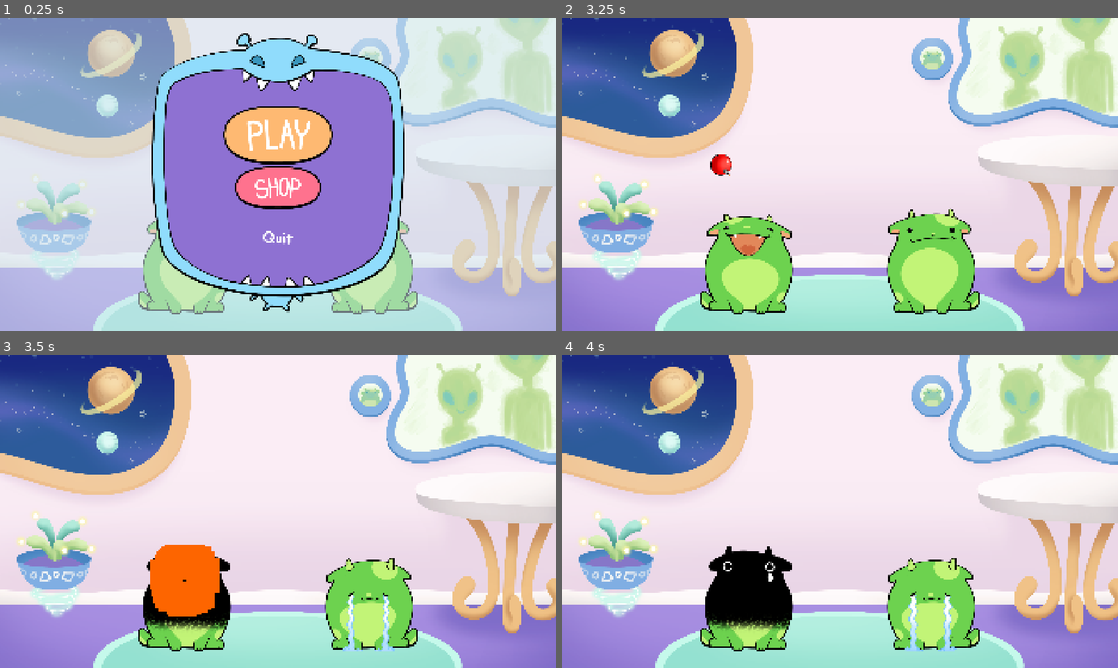
Above: before the commit, frames 1-4 (two rows, left to right).
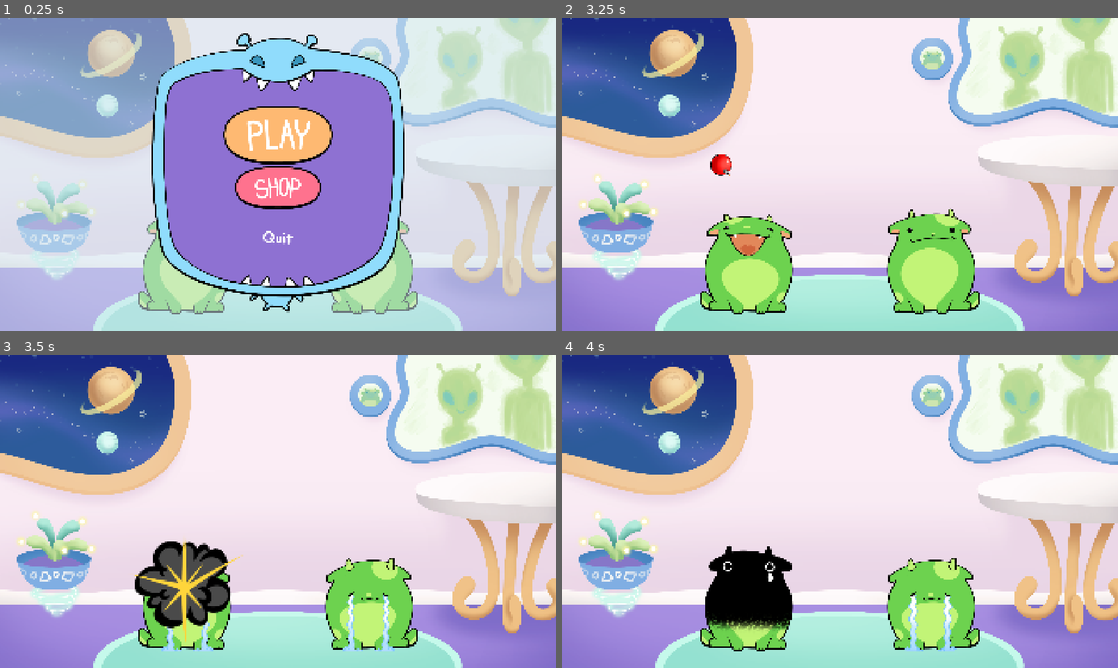
Above: after the commit, the same moments.

Repository: 100-Devs-1-Game/NomCatClone
Game: Godot game, scene res://scenes/game.tscn
Same seed, same stepped clock (60 frames per second), same inputs: the game is played once before the commit and once after it.
Inputs (mouse positions are in pixels of both pictures, inside the frame that each line leads up to):
- Up to frame 1 (0.25 s): no input
- Up to frame 2 (3.25 s): click (840, 133) at 0.5 s; tap Enter at 1.25 s; hold Right (ui_right) 1.28-2.78 s; hold Left (ui_left) from 2.78 s (still down)
- Up to frame 3 (3.5 s): keep holding Left (ui_left)
- Up to frame 4 (4 s): keep holding Left (ui_left)

Frames 1-2 are identical in both runs. In frame 3, 4.1% of the frame differs, in the area x 24-44%, y 59-95%; in frame 4, nothing differs.

Commit message:
particle update

Diff:
--- a/src/scenes/game.tscn
+++ b/src/scenes/game.tscn
@@ -18,6 +18,14 @@
 [ext_resource type="Texture2D" uid="uid://fbuq63pe2e3f" path="res://assets/UI/cropped/red arrow.png" id="12_qnb83"]
 [ext_resource type="Texture2D" uid="uid://455fx1txtqdf" path="res://assets/catchables/fish2.png" id="12_ssvqc"]
 [ext_resource type="Texture2D" uid="uid://drfedn5wiv8pa" path="res://assets/UI/cropped/white button.png" id="13_sww3w"]
+[ext_resource type="Texture2D" uid="uid://dq6pdqeisepi7" path="res://assets/sparkle/2.png" id="18_bhx41"]
+[ext_resource type="Texture2D" uid="uid://dxt6a8uu4i8tp" path="res://assets/explosion/000.png" id="19_qnb83"]
+[ext_resource type="Texture2D" uid="uid://biqcupe03kymo" path="res://assets/explosion/001.png" id="20_sww3w"]
+[ext_resource type="Texture2D" uid="uid://dfv733a2egakr" path="res://assets/explosion/002.png" id="21_suyxu"]
+[ext_resource type="Texture2D" uid="uid://d0fnganfa1cfr" path="res://assets/explosion/003.png" id="22_sgl2t"]
+[ext_resource type="Texture2D" uid="uid://br2p7puh7rvyu" path="res://assets/explosion/004.png" id="23_qouja"]
+[ext_resource type="Texture2D" uid="uid://bgvsuw6x8mwyo" path="res://assets/explosion/005.png" id="24_wljb1"]
+[ext_resource type="Texture2D" uid="uid://bdpnwjrfwgcaw" path="res://assets/explosion/006.png" id="25_v2yb1"]
 
 [sub_resource type="Curve" id="Curve_vtaks"]
 _limits = [-1.0, 1.5, 0.0, 2.5]
@@ -26,6 +34,47 @@
 metadata/_snap_enabled = true
 
 [sub_resource type="StyleBoxEmpty" id="StyleBoxEmpty_suyxu"]
+
+[sub_resource type="CanvasItemMaterial" id="CanvasItemMaterial_js0lu"]
+particles_animation = true
+particles_anim_h_frames = 2
+particles_anim_v_frames = 1
+particles_anim_loop = false
+
+[sub_resource type="SpriteFrames" id="SpriteFrames_gxtfn"]
+animations = [{
+"frames": [{
+"duration": 1.2,
+"texture": ExtResource("19_qnb83")
+}, {
+"duration": 1.2,
+"texture": ExtResource("20_sww3w")
+}, {
+"duration": 1.2,
+"texture": ExtResource("21_suyxu")
+}, {
+"duration": 4.0,
+"texture": ExtResource("22_sgl2t")
+}, {
+"duration": 2.0,
+"texture": ExtResource("23_qouja")
+}, {
+"duration": 1.0,
+"texture": ExtResource("24_wljb1")
+}, {
+"duration": 1.0,
+"texture": ExtResource("25_v2yb1")
+}],
+"loop": false,
+"name": &"default",
+"speed": 30.0
+}]
+
+[sub_resource type="CanvasItemMaterial" id="CanvasItemMaterial_twgab"]
+particles_animation = true
+particles_anim_h_frames = 2
+particles_anim_v_frames = 1
+particles_anim_loop = false
 
 [node name="GAME" type="Node2D" groups=["MainNode"]]
 script = ExtResource("1_uwrxv")
@@ -203,9 +252,11 @@
 control = "ui_left"
 
 [node name="particles" type="CPUParticles2D" parent="lilguy_sprite1"]
+material = SubResource("CanvasItemMaterial_js0lu")
 position = Vector2(0, -51)
 emitting = false
 amount = 12
+texture = ExtResource("18_bhx41")
 lifetime = 0.5
 one_shot = true
 explosiveness = 0.5
@@ -216,27 +267,11 @@
 gravity = Vector2(0, 0)
 initial_velocity_min = 256.0
 initial_velocity_max = 320.0
-scale_amount_min = 16.0
-scale_amount_max = 32.0
-
-[node name="boomparticles" type="CPUParticles2D" parent="lilguy_sprite1"]
-position = Vector2(0, -51)
-emitting = false
-amount = 48
-lifetime = 0.5
-one_shot = true
-explosiveness = 1.0
-randomness = 0.25
-direction = Vector2(0, 0)
-spread = 180.0
-gravity = Vector2(0, 0)
-initial_velocity_min = 640.0
-initial_velocity_max = 800.0
-scale_amount_min = 96.0
-scale_amount_max = 96.0
-color = Color(0.99, 0.39600003, 0, 1)
-hue_variation_min = -0.26
-hue_variation_max = 0.26
+
+[node name="boomparticles" type="AnimatedSprite2D" parent="lilguy_sprite1"]
+visible = false
+scale = Vector2(2, 2)
+sprite_frames = SubResource("SpriteFrames_gxtfn")
 
 [node name="lilguy_sprite2" type="Sprite2D" parent="."]
 show_behind_parent = true
@@ -246,9 +281,11 @@
 control = "ui_right"
 
 [node name="particles" type="CPUParticles2D" parent="lilguy_sprite2"]
+material = SubResource("CanvasItemMaterial_twgab")
 position = Vector2(0, -51)
 emitting = false
 amount = 12
+texture = ExtResource("18_bhx41")
 lifetime = 0.5
 one_shot = true
 explosiveness = 0.5
@@ -259,27 +296,11 @@
 gravity = Vector2(0, 0)
 initial_velocity_min = 256.0
 initial_velocity_max = 320.0
-scale_amount_min = 16.0
-scale_amount_max = 32.0
-
-[node name="boomparticles" type="CPUParticles2D" parent="lilguy_sprite2"]
-position = Vector2(0, -51)
-emitting = false
-amount = 48
-lifetime = 0.5
-one_shot = true
-explosiveness = 1.0
-randomness = 0.25
-direction = Vector2(0, 0)
-spread = 180.0
-gravity = Vector2(0, 0)
-initial_velocity_min = 640.0
-initial_velocity_max = 800.0
-scale_amount_min = 96.0
-scale_amount_max = 96.0
-color = Color(0.99, 0.39600003, 0, 1)
-hue_variation_min = -0.26
-hue_variation_max = 0.26
+
+[node name="boomparticles" type="AnimatedSprite2D" parent="lilguy_sprite2"]
+visible = false
+scale = Vector2(2, 2)
+sprite_frames = SubResource("SpriteFrames_gxtfn")
 
 [node name="AudioStreamPlayer" type="AudioStreamPlayer" parent="."]
 stream = ExtResource("6_p57ef")
@@ -297,3 +318,7 @@
 [connection signal="button_down" from="CanvasLayer/Control/TextureRect/Shop/next" to="CanvasLayer/Control" method="_on_next_button_down"]
 [connection signal="button_down" from="CanvasLayer/Control/TextureRect/Shop/prev" to="CanvasLayer/Control" method="_on_prev_button_down"]
 [connection signal="timeout" from="Timer" to="." method="_on_timeout"]
+[connection signal="animation_finished" from="lilguy_sprite1/boomparticles" to="lilguy_sprite1" method="_on_boomparticles_animation_finished"]
+[connection signal="frame_changed" from="lilguy_sprite1/boomparticles" to="lilguy_sprite1" method="_on_boomparticles_frame_changed"]
+[connection signal="animation_finished" from="lilguy_sprite2/boomparticles" to="lilguy_sprite2" method="_on_boomparticles_animation_finished"]
+[connection signal="frame_changed" from="lilguy_sprite2/boomparticles" to="lilguy_sprite2" method="_on_boomparticles_frame_changed"]
--- a/src/scripts/game.gd
+++ b/src/scripts/game.gd
@@ -44,6 +44,8 @@
 	set(value):
 		Score = value
 		if Score > PlayerData.high_score: PlayerData.high_score = Score
+		if Score != 0 and Score % 10 == 0:
+			PlayerData.goldfish += 1
 signal game_over
 
 @export var heightcurve: Curve
@@ -79,14 +81,16 @@
 			match c.type:
 				CATCHABLE_TYPE.FISH:
 					Score += 1
+					lilguy_left.particles.modulate = Color.WHITE
 					lilguy_left.particles.emitting = true
 				CATCHABLE_TYPE.GOLD:
 					Score += 1
 					PlayerData.goldfish += 1
+					lilguy_left.particles.modulate = Color.BLUE
 					lilguy_left.particles.emitting = true
 				CATCHABLE_TYPE.BOMB:
-					lilguy_left.went_boom = true
-					lilguy_left.boomparticles.emitting = true
+					lilguy_left.boomparticles.show()
+					lilguy_left.boomparticles.play("default")
 					timer.stop()
 					game_over.emit()
 			cleanup.append(c)
@@ -94,14 +98,16 @@
 			match c.type:
 				CATCHABLE_TYPE.FISH:
 					Score += 1
+					lilguy_right.particles.modulate = Color.WHITE
 					lilguy_right.particles.emitting = true
 				CATCHABLE_TYPE.GOLD:
 					Score += 1
+					lilguy_right.particles.modulate = Color.BLUE
 					lilguy_right.particles.emitting = true
 					PlayerData.goldfish += 1
 				CATCHABLE_TYPE.BOMB:
-					lilguy_right.went_boom = true
-					lilguy_right.boomparticles.emitting = true
+					lilguy_right.boomparticles.show()
+					lilguy_right.boomparticles.play("default")
 					timer.stop()
 					game_over.emit()
 			cleanup.append(c)
--- a/src/scripts/lilguy_sprite.gd
+++ b/src/scripts/lilguy_sprite.gd
@@ -22,7 +22,7 @@
 @export var control: String = ""
 
 @onready var particles: CPUParticles2D = $particles
-@onready var boomparticles: CPUParticles2D = $boomparticles
+@onready var boomparticles: AnimatedSprite2D = $boomparticles
 
 
 func _ready() -> void:
@@ -51,3 +51,11 @@
 			texture = Open
 		else:
 			texture = Idle
+
+func _on_boomparticles_animation_finished() -> void:
+	boomparticles.hide()
+
+
+func _on_boomparticles_frame_changed() -> void:
+	if boomparticles.frame >= 3:
+		went_boom = true
Binary file added: src/assets/explosion/000.png
Not shown, added: src/assets/explosion/000.png.import
Binary file added: src/assets/explosion/001.png
Not shown, added: src/assets/explosion/001.png.import
Binary file added: src/assets/explosion/002.png
Not shown, added: src/assets/explosion/002.png.import
Binary file added: src/assets/explosion/003.png
Not shown, added: src/assets/explosion/003.png.import
Binary file added: src/assets/explosion/004.png
Not shown, added: src/assets/explosion/004.png.import
Binary file added: src/assets/explosion/005.png
Not shown, added: src/assets/explosion/005.png.import
(and 8 more such lines)
